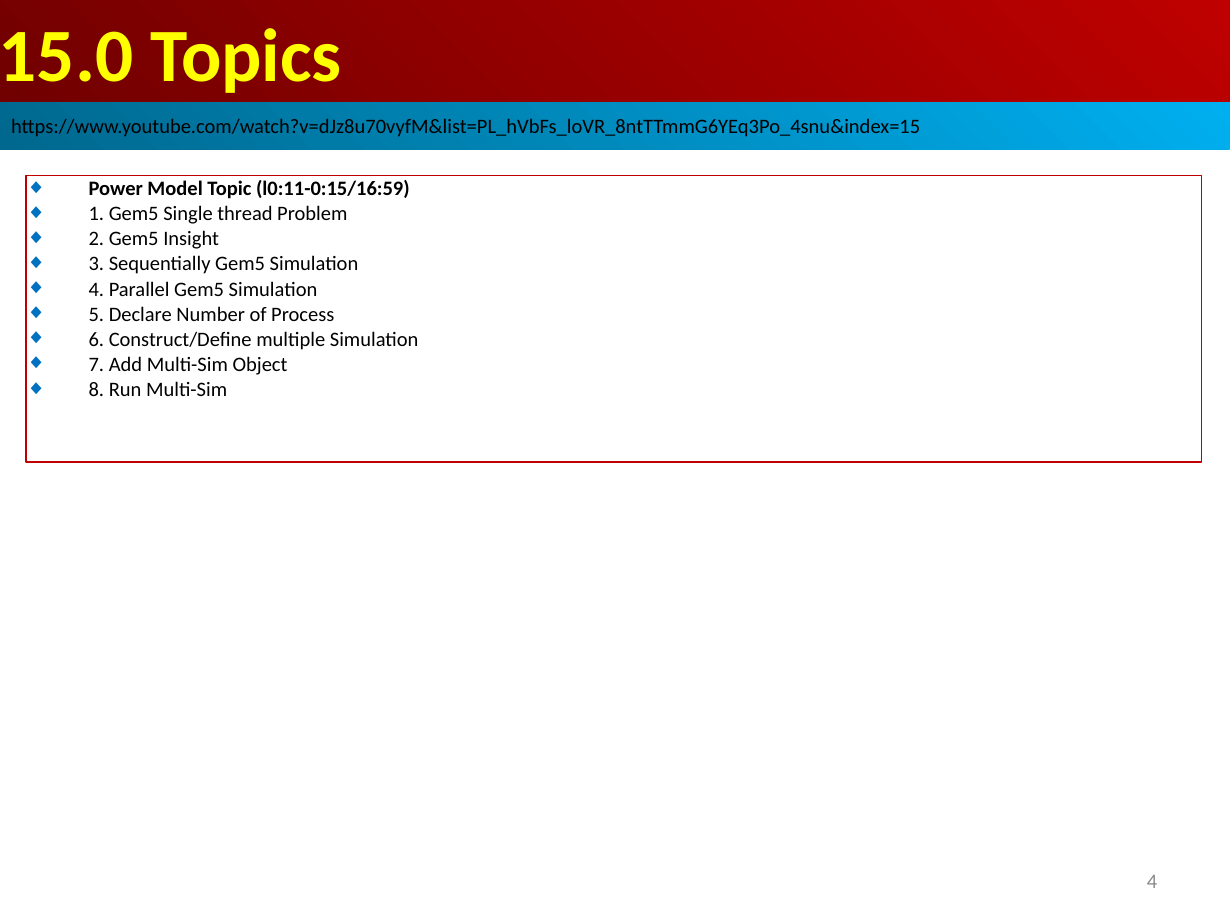
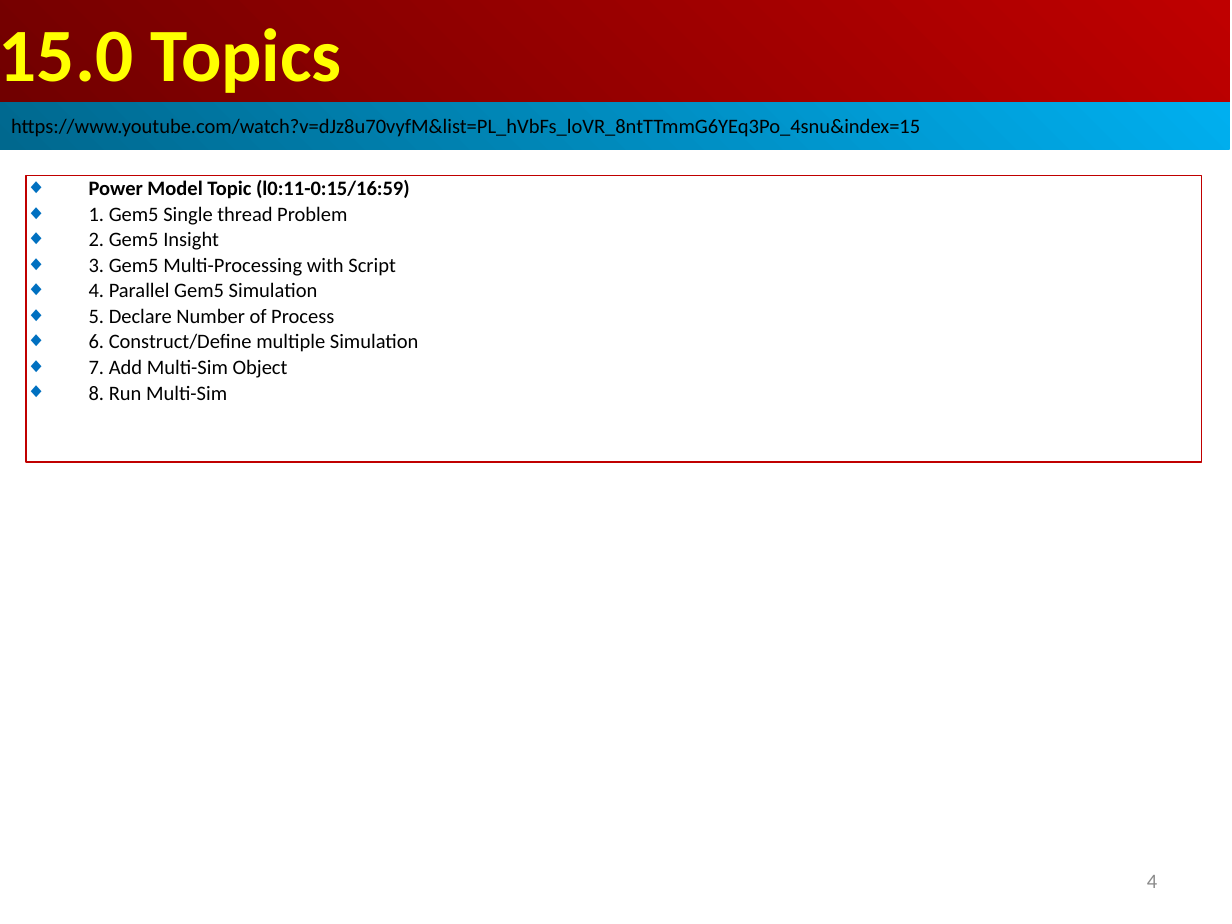
Before and after one commit to peterhchen/AIU_CS850_Gem5_McPAT, a slide deck: slide 4 of 050_Gem5/015.MultiSim/000_Video/015.MultiSim.ppt. Drawn at 1232x924 pixels with LibreOffice and Linux fonts; fonts in the diff are those of the drawing. Boxes give left, top, right and bottom in pixels: in the first picture for what was removed or moved away, otherwise in the second. Text is boxed around its words. In the diff, an @@ line names an element or a change of style, - is before the commit and + after.

```diff
--- a/050_Gem5/015.MultiSim/000_Video/015.MultiSim.ppt
+++ b/050_Gem5/015.MultiSim/000_Video/015.MultiSim.ppt
@@ text in rectangle at <box>89,257,395,276</box>: text changed @@
-◆ 3. Sequentially Gem5 Simulation
+◆ 3. Gem5 Multi-Processing with Script
```
Also in this commit, not shown: 4 other slides changed, 3 slides added.
